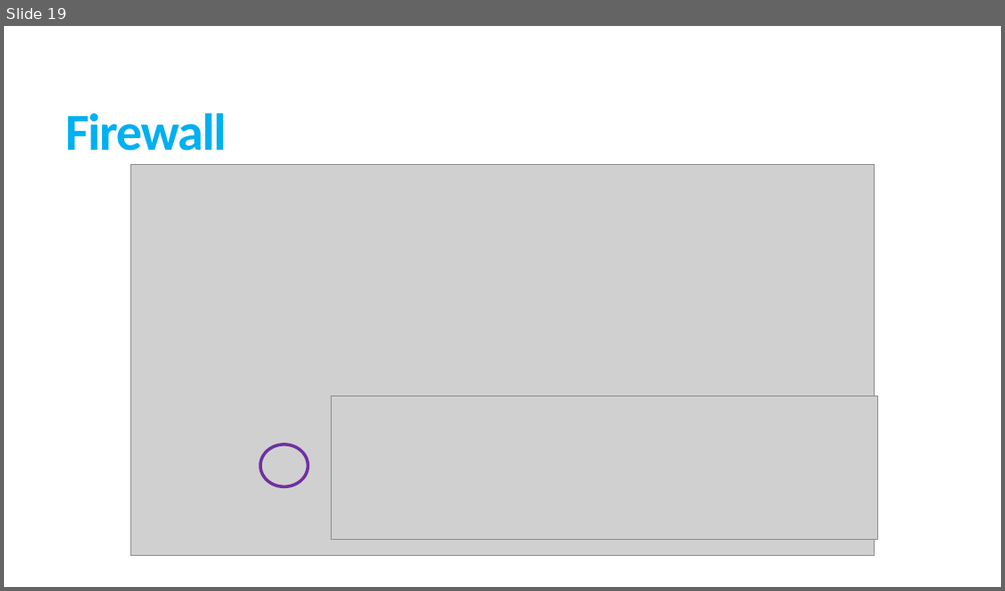
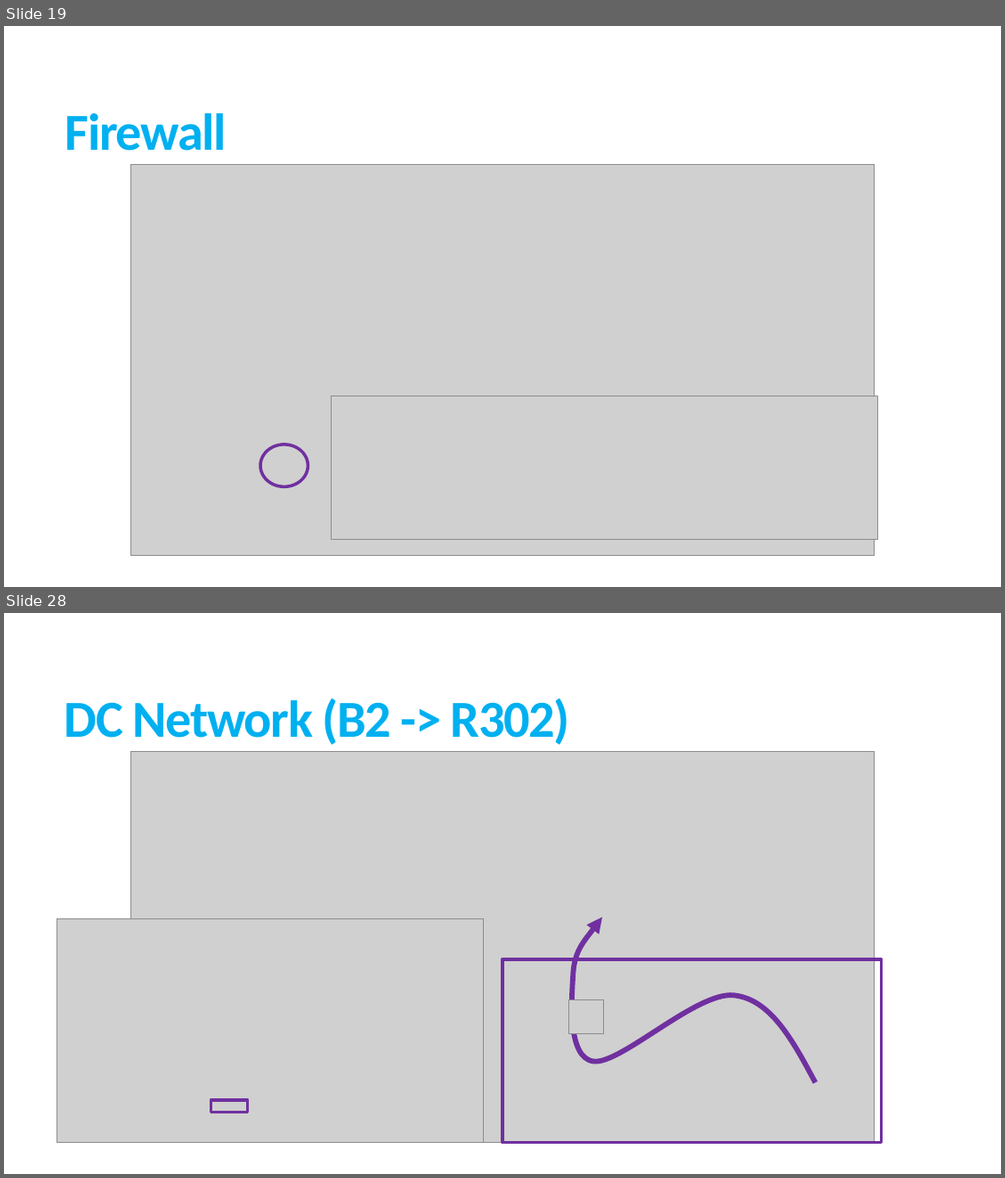
Before and after one commit to creccovalerio/NSD-Project, a slide deck: Presentazione_NSD.pptx. Shown one above the other, each under a label of ours: slide 19 before the commit, slides 19 and 28 after it; the slides between them are not shown. The pictures are 1005x591 and 1005x1178 pixels, drawn with LibreOffice and Linux fonts; fonts in the diff are those of the drawing; grey boxes stand for pictures. Boxes give left, top, right and bottom in pixels: in the first picture for what was removed or moved away, otherwise in the second. Text is boxed around its words. In the diff, an @@ line names an element or a change of style, - is before the commit and + after.

```diff
--- a/Presentazione_NSD.pptx
+++ b/Presentazione_NSD.pptx
@@ slide 28 added at (x1=4, y1=613, x2=1001, y2=1174), background #FFFFFF @@
@@ title added at (x1=65, y1=698, x2=570, y2=745), 50 pt, text #00B0F0, bold @@
+DC Network (B2 -> R302)
@@ picture added at (x1=131, y1=751, x2=874, y2=1143) @@
@@ picture added at (x1=57, y1=918, x2=484, y2=1142) @@
@@ freeform shape added at (x1=572, y1=917, x2=816, y2=1083), outline #7030A0 5 pt @@
@@ rectangle added at (x1=502, y1=959, x2=882, y2=1142), outline #7030A0 3 pt @@
@@ picture added at (x1=569, y1=999, x2=603, y2=1033) @@
@@ rectangle added at (x1=211, y1=1100, x2=248, y2=1111), outline #7030A0 3 pt @@
```
Also in this commit, not shown: 5 slides changed, 18 other slides added, 14 other files.
